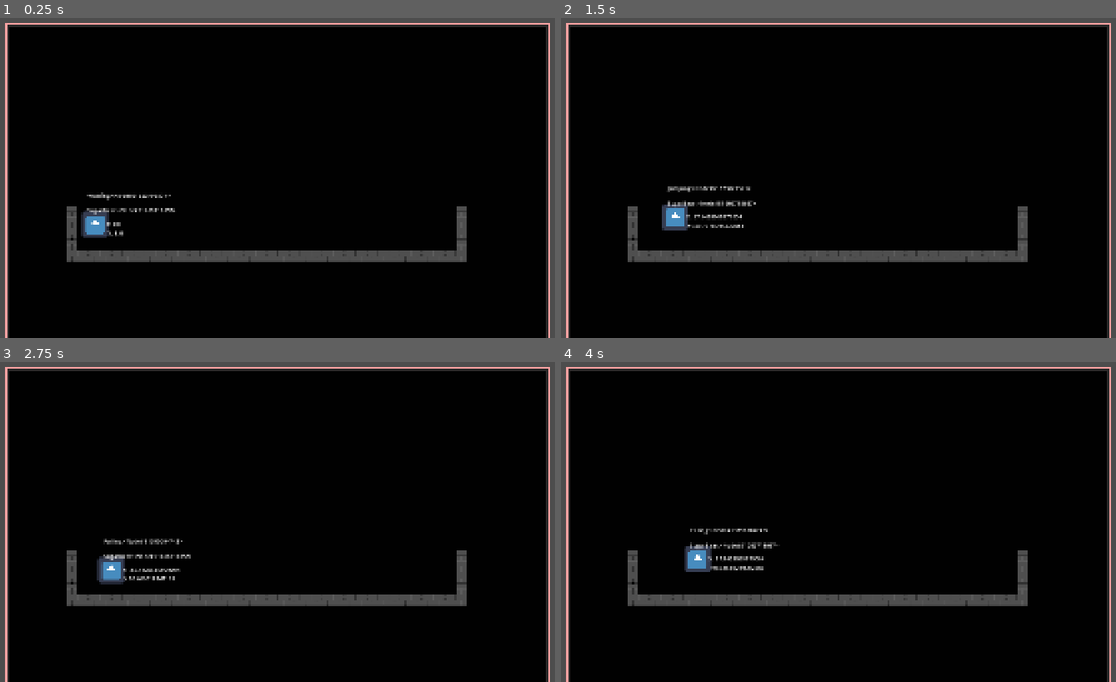
Above: before the commit, frames 1-4 (two rows, left to right).
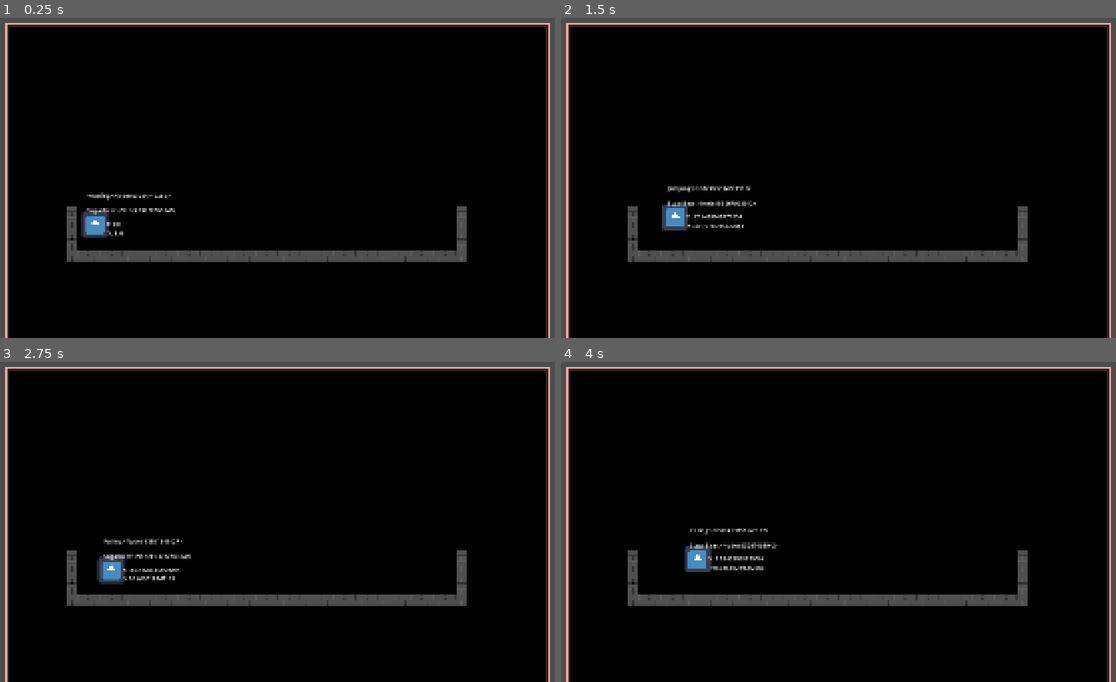
Above: after the commit, the same moments.

Repository: CamdenPix/GameOff-2026
Game: Godot game, scene res://scenes/main_game.tscn
Same seed, same stepped clock (60 frames per second), same inputs: the game is played once before the commit and once after it. The engine's default icon, where the game draws it, is replaced by a stand-in: a white triangle on a blue panel in a dark square.
Inputs:
- Up to frame 1 (0.25 s): no input
- Up to frame 2 (1.5 s): tap Enter at 0.5 s; hold D (move_right) from 0.53 s (still down); tap T at 0.6, 1.35 s; tap Space (jump) at 0.77, 1.07 s
- Up to frame 3 (2.75 s): tap Space (jump) at 1.52, 1.82 s; release D (move_right) at 2.03 s; hold A (move_left) from 2.03 s (still down); tap T at 2.1 s
- Up to frame 4 (4 s): release A (move_left) at 2.78 s; hold D (move_right) from 2.78 s (still down); tap T at 2.85, 3.6 s; tap Space (jump) at 3.02, 3.32, 3.77 s

The runs differ from the first frame. In frame 1, less than 0.1% of the frame differs, in the area x 24-32%, y 55-61%; in frame 2, less than 0.1%; in frame 3, 0.1%, in the area x 26-35%, y 55-62%; in frame 4, less than 0.1%.

Commit message:
ok SICK animal transitions!!!

Diff:
--- a/Scripts/Player/animal_changer.gd
+++ b/Scripts/Player/animal_changer.gd
@@ -4,6 +4,8 @@
 signal horizontal_pushed_out_of_wall
 signal vertical_pushed_out_of_floor
 signal change_shape
+
+@export var animals_list : Array[ChildStateMachine]
 
 @export var bird: Bird
 @export var sugar_bear: SugarBear
@@ -38,6 +40,87 @@
 	FLOOR_AND_WALL,
 }
 
+var tranistion_list: Array[AnimalTransition]
+
+
+func _ready() -> void:
+	for first_animal in animals_list:
+		for second_animal in animals_list:
+			if first_animal == second_animal:
+				continue
+			create_left_and_right_transition_area2d(first_animal, second_animal)
+
+func find_animal_transition(start_animal: ChildStateMachine, end_animal: ChildStateMachine) -> AnimalTransition:
+
+	for transition in tranistion_list:
+		if transition.from_animal == start_animal and transition.from_animal == end_animal:
+			return transition
+
+	return null
+
+func create_left_and_right_transition_area2d(start_animal: ChildStateMachine, end_animal: ChildStateMachine):
+	if start_animal is Deactive:
+		return
+	if end_animal is Deactive:
+		return
+
+	var start_animal_collision_shape: Shape2D = start_animal.animal_resource.shape
+	var end_animal_collision_shape: Shape2D = end_animal.animal_resource.shape
+
+
+
+	if start_animal_collision_shape == null:
+		push_error(start_animal.name +' is misising an animal resourece collision shape. please put it in ')
+		return false
+	if end_animal == null:
+		push_error(end_animal.name +' is misising an animal resourece collision shape. please put it in ')
+		return false
+
+
+	###
+	### Gotta check if the collsion shape would move the player down or up
+	var end_animal_shape_rect: Rect2 = end_animal_collision_shape.get_rect()
+	var start_animal_shape_rect: Rect2 = start_animal_collision_shape.get_rect()
+
+	var shape_difference: Vector2 = start_animal_shape_rect.size - end_animal_shape_rect.size
+	var horizontal_distance_away: float = shape_difference.x
+
+	var left_area : Area2D = Area2D.new()
+	var right_area : Area2D = Area2D.new()
+
+	add_child(left_area)
+	add_child(right_area)
+
+	var left_collision: CollisionShape2D = CollisionShape2D.new()
+	var right_collision: CollisionShape2D = CollisionShape2D.new()
+
+	left_area.add_child(left_collision)
+	right_area.add_child(right_collision)
+
+	left_collision.shape = end_animal.animal_resource.shape
+	right_collision.shape = end_animal.animal_resource.shape
+
+	left_area.position.x = -horizontal_distance_away
+	right_area.position.x = horizontal_distance_away
+
+	var animal_transition: AnimalTransition = AnimalTransition.new()
+
+	add_child(animal_transition)
+	tranistion_list.append(animal_transition)
+	left_area.body_entered.connect(animal_transition.left_body_entered)
+	left_area.body_exited.connect(animal_transition.left_body_exited)
+
+	right_area.body_entered.connect(animal_transition.right_body_entered)
+	right_area.body_exited.connect(animal_transition.right_body_exited)
+
+	animal_transition.left_area = left_area
+	animal_transition.right_area = right_area
+
+	animal_transition.from_animal = start_animal
+	animal_transition.to_animal = end_animal
+
+
+	pass
 
 func request_new_animal(current_animal: ChildStateMachine, new_animal: ChildStateMachine) -> bool:
 
@@ -68,12 +151,18 @@
 
 
 	var check : body_possible_return_values = check_for_walls_floors()
+	var transition:AnimalTransition = find_animal_transition(current_animal, new_animal)
 
 	match check:
+		### the player isnt touching ANYTHING
 		body_possible_return_values.NONE:
-			pass
+			change_collision_shapes(new_animal_collision_shape)
+			return true
+
 		body_possible_return_values.FLOOR:
-			pass
+			change_collision_shapes(new_animal_collision_shape)
+			parent.global_position.y += shape_difference.y
+			return true
 		body_possible_return_values.WALL:
 
 			### Move the new animal shape to the left by shape difference x / 2
@@ -82,13 +171,7 @@
 		body_possible_return_values.FLOOR_AND_WALL:
 			pass
 
-	match new_animal:
-		bird:
-			if bird_area_bodies.is_empty():
-				pass
-		sugar_bear:
-			if sugar_bear_area_bodies.is_empty():
-				pass
+
 
 
 
--- /dev/null
+++ b/animal_transition.gd
@@ -0,0 +1,25 @@
+class_name AnimalTransition extends Node
+
+var from_animal: ChildStateMachine
+var to_animal: ChildStateMachine
+
+var left_bodies : Array[Node2D] = []
+var right_bodies : Array[Node2D] = []
+
+var left_area : Area2D
+var right_area : Area2D
+
+
+func left_body_entered(body: Node2D) -> void:
+	left_bodies.append(body)
+
+func left_body_exited(body: Node2D) -> void:
+	if left_bodies.has(body):
+		left_bodies.erase(body)
+
+func right_body_exited(body: Node2D) -> void:
+	if right_bodies.has(body):
+		right_bodies.erase(body)
+
+func right_body_entered(body: Node2D) -> void:
+	right_bodies.append(body)
--- a/scenes/player.tscn
+++ b/scenes/player.tscn
@@ -224,8 +224,9 @@
 offset_right = 72.0
 offset_bottom = 10.0
 
-[node name="AnimalChanger" type="Node2D" parent="." unique_id=1149322701 node_paths=PackedStringArray("bird", "sugar_bear", "bird_area_checker" …(223 unchanged characters)…
+[node name="AnimalChanger" type="Node2D" parent="." unique_id=1149322701 node_paths=PackedStringArray("animals_list", "bird", "sugar_bear", "bird_area_checker" …(223 unchanged characters)…
 script = ExtResource("22_a38lo")
+animals_list = [NodePath("../ParentStateMachine/Bird"), NodePath("../ParentStateMachine/SugarBear")]
 bird = NodePath("../ParentStateMachine/Bird")
 sugar_bear = NodePath("../ParentStateMachine/SugarBear")
 bird_area_checker = NodePath("BirdAreaChecker")
Not shown, added: animal_transition.gd.uid
